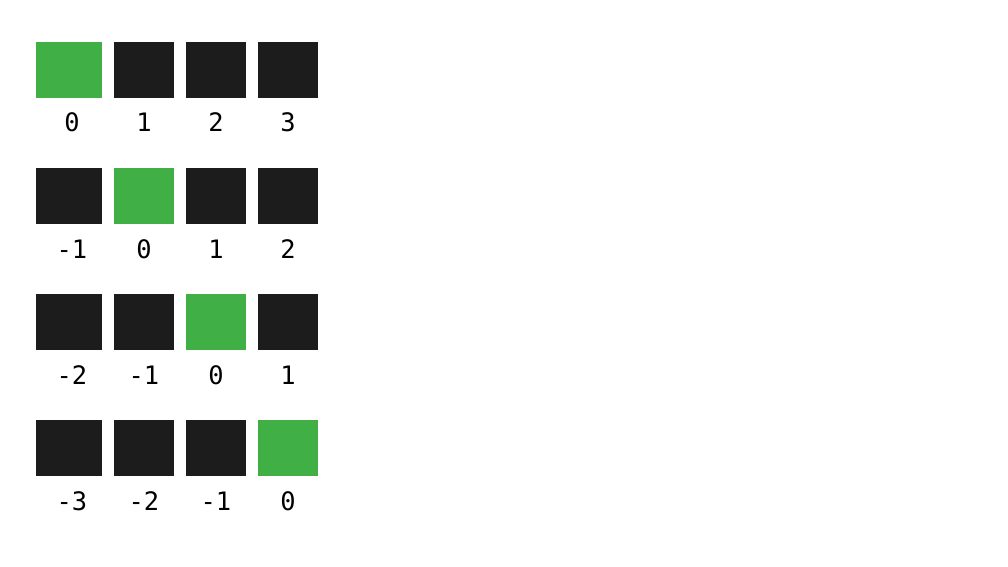
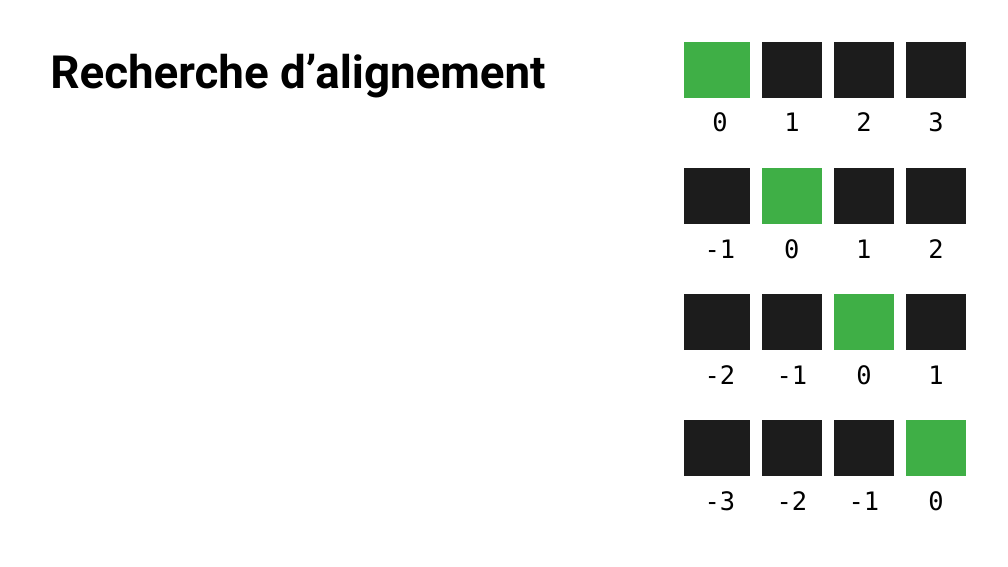
Before and after one commit to 5cover/Puissance-4, a slide deck: slide 6 of diapo.odp (slide 5 before the commit). Drawn at 1008x567 pixels with LibreOffice and Linux fonts; fonts in the diff are those of the drawing. Boxes give left, top, right and bottom in pixels: in the first picture for what was removed or moved away, otherwise in the second. Text is boxed around its words. In the diff, an @@ line names an element or a change of style, - is before the commit and + after.

```diff
--- a/diapo.odp
+++ b/diapo.odp
@@ title added at bbox=[50, 53, 546, 98], 36 pt, text #000000, bold @@
+Recherche d’alignement
@@ 4 tables: place and size @@
-4 tables at bbox=[36, 36, 325, 521]
+4 tables at bbox=[684, 36, 973, 521]
```
Also in this commit, not shown: 4 other slides changed, 1 slide added, 4 other files.
